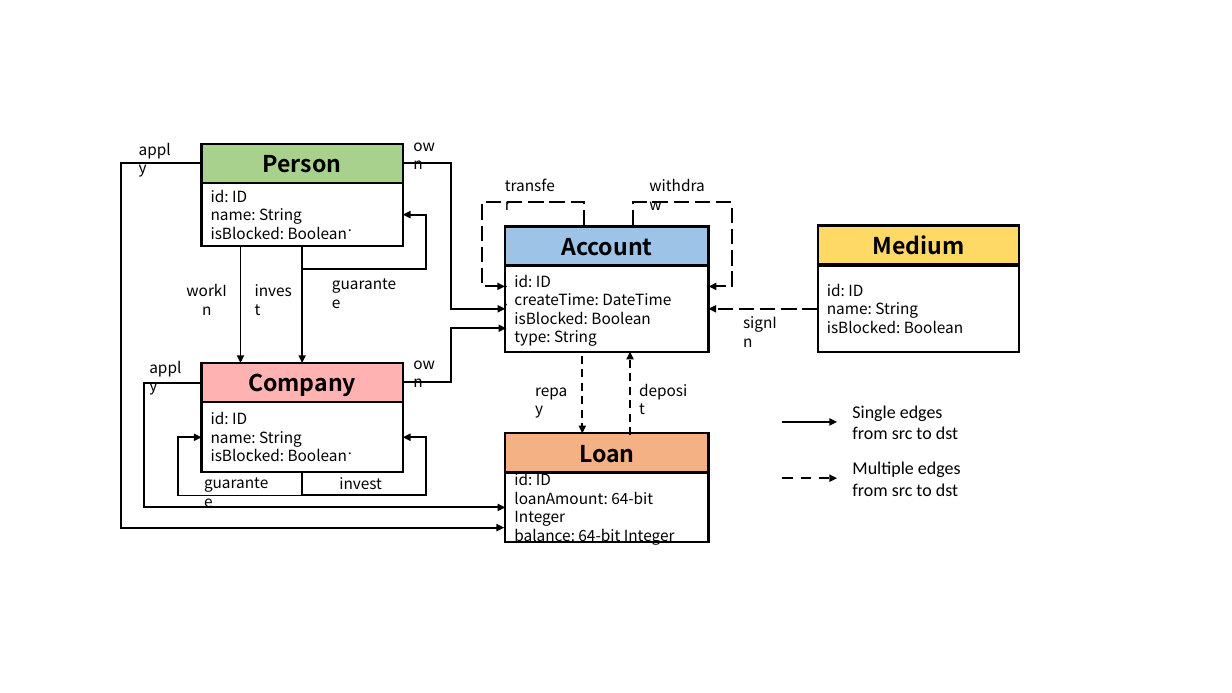
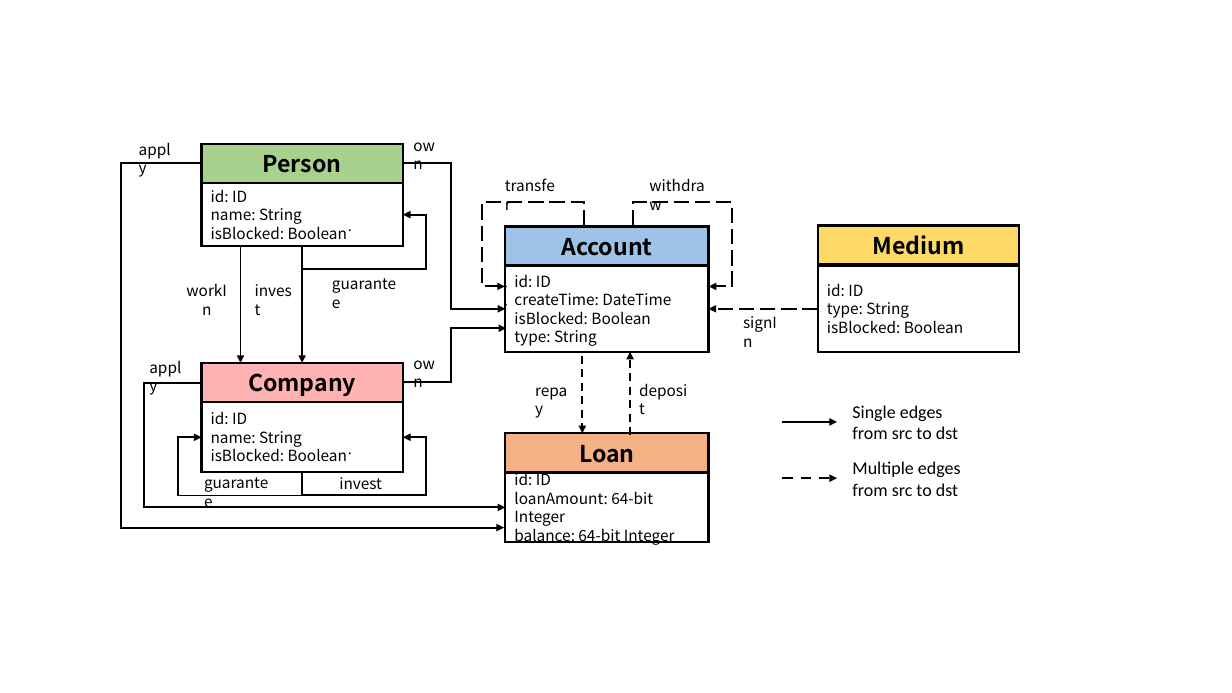
Before and after one commit to ldbc/ldbc_finbench_docs, a slide deck: slide 1 of figures/schema.pptx. Drawn at 1232x693 pixels with LibreOffice and Linux fonts; fonts in the diff are those of the drawing. Boxes give left, top, right and bottom in pixels: in the first picture for what was removed or moved away, otherwise in the second. Text is boxed around its words. In the diff, an @@ line names an element or a change of style, - is before the commit and + after.

```diff
--- a/figures/schema.pptx
+++ b/figures/schema.pptx
@@ text in rectangle at [827,302,909,318]: text changed @@
-name: String
+type: String
```
Also in this commit, not shown: 8 other files.
